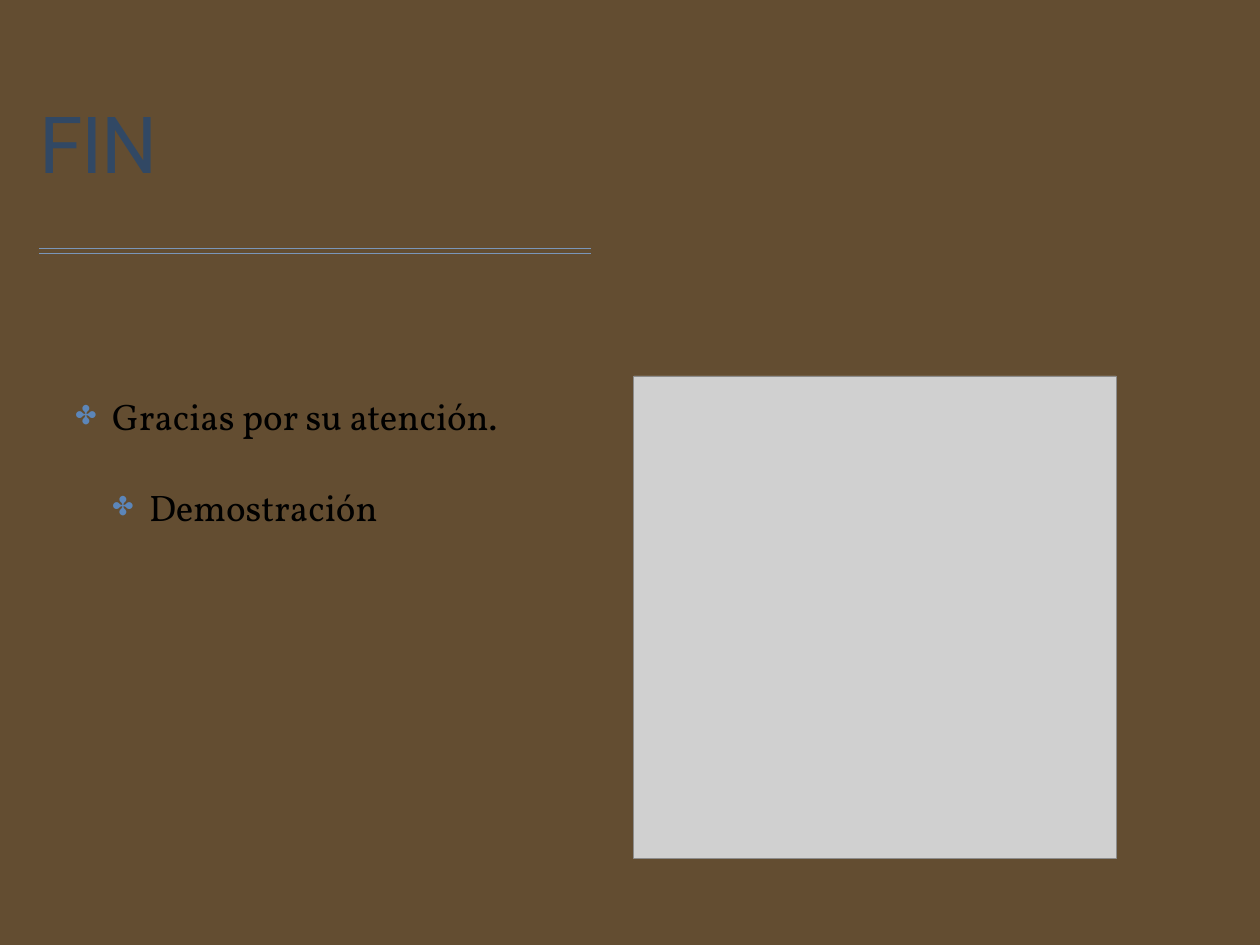
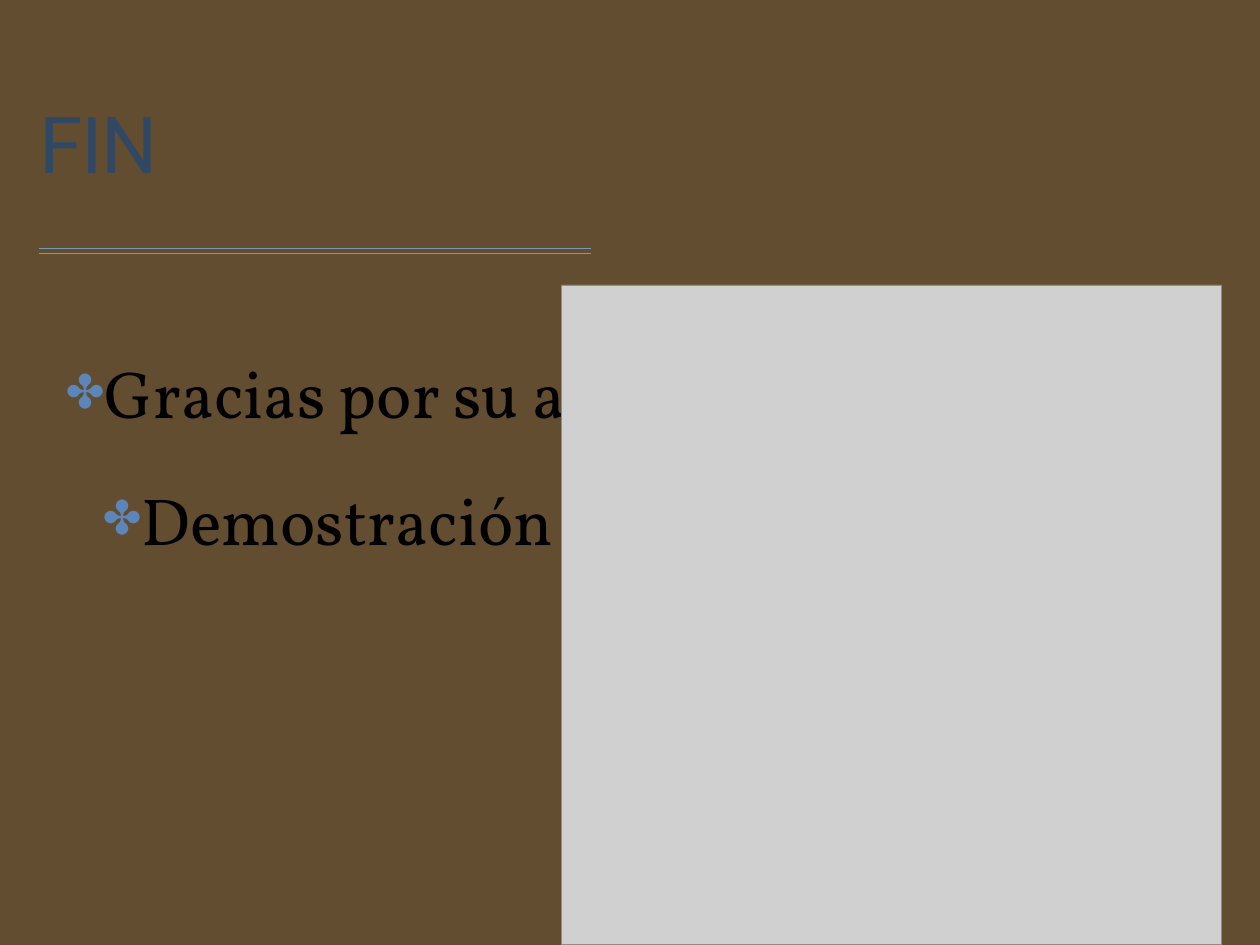
Before and after one commit to evuz/TFM, a slide deck: slide 20 of files/docs/TFM.pptx (slide 23 before the commit). Drawn at 1260x945 pixels with LibreOffice and Linux fonts; fonts in the diff are those of the drawing; grey boxes stand for pictures; background and template pictures are left out. Boxes give left, top, right and bottom in pixels: in the first picture for what was removed or moved away, otherwise in the second. Text is boxed around its words. In the diff, an @@ line names an element or a change of style, - is before the commit and + after.

Commit message:
pptx final

```diff
--- a/files/docs/TFM.pptx
+++ b/files/docs/TFM.pptx
@@ text "Gracias por su atención.": place and size @@
-text "Gracias por su atención." at [112, 403, 498, 521]
+text "Gracias por su atención." at [105, 355, 798, 546]
@@ text "Gracias por su atención." at [105, 355, 798, 546]: size 30 to 54 pt @@
@@ picture: place and size @@
-picture at [634, 376, 1116, 858]
+picture at [562, 285, 1222, 945]
```
Also in this commit, not shown: 3 other slides changed, 3 slides removed.
